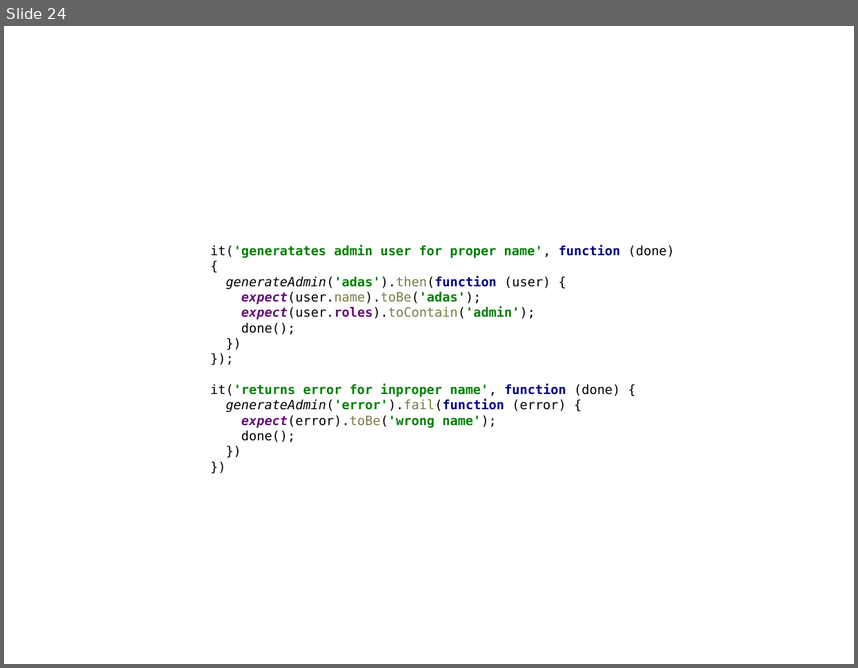
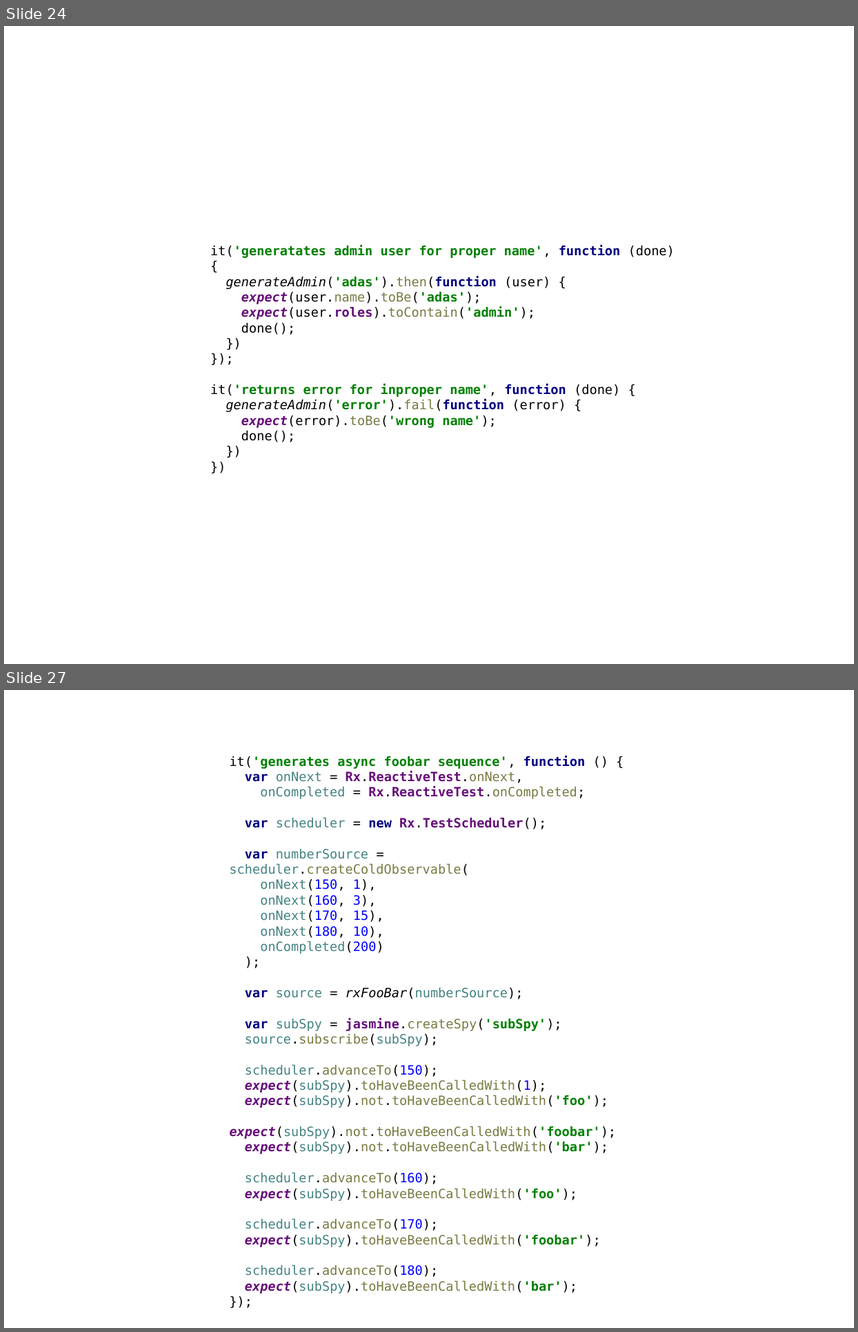
Before and after one commit to sielakos/js-monads, a slide deck: monads.odp. Shown one above the other, each under a label of ours: slide 24 before the commit, slides 24 and 27 after it; the slides between them are not shown. The pictures are 858x668 and 858x1332 pixels, drawn with LibreOffice and Linux fonts; fonts in the diff are those of the drawing. Boxes give left, top, right and bottom in pixels: in the first picture for what was removed or moved away, otherwise in the second. Text is boxed around its words. In the diff, an @@ line names an element or a change of style, - is before the commit and + after.

```diff
--- a/monads.odp
+++ b/monads.odp
@@ slide 27 added at <box>4,690,854,1328</box>, background #FFFFFF @@
@@ text added at <box>230,756,617,1293</box>, 12 pt, text #7A7A43 @@
+it('generates async foobar sequence', function () {
+var onNext = Rx.ReactiveTest.onNext,
+onCompleted = Rx.ReactiveTest.onCompleted;
+var scheduler = new Rx.TestScheduler();
+var numberSource = scheduler.createColdObservable(
+onNext(150, 1),
+onNext(160, 3),
+onNext(170, 15),
+onNext(180, 10),
+onCompleted(200)
+);
+var source = rxFooBar(numberSource);
+var subSpy = jasmine.createSpy('subSpy');
+source.subscribe(subSpy);
+scheduler.advanceTo(150);
+expect(subSpy).toHaveBeenCalledWith(1);
+expect(subSpy).not.toHaveBeenCalledWith('foo');
+expect(subSpy).not.toHaveBeenCalledWith('foobar');
+expect(subSpy).not.toHaveBeenCalledWith('bar');
+scheduler.advanceTo(160);
+expect(subSpy).toHaveBeenCalledWith('foo');
+scheduler.advanceTo(170);
+expect(subSpy).toHaveBeenCalledWith('foobar');
+scheduler.advanceTo(180);
+expect(subSpy).toHaveBeenCalledWith('bar');
+});
```
Also in this commit, not shown: 1 slide changed, 6 other slides added, 6 other files.
